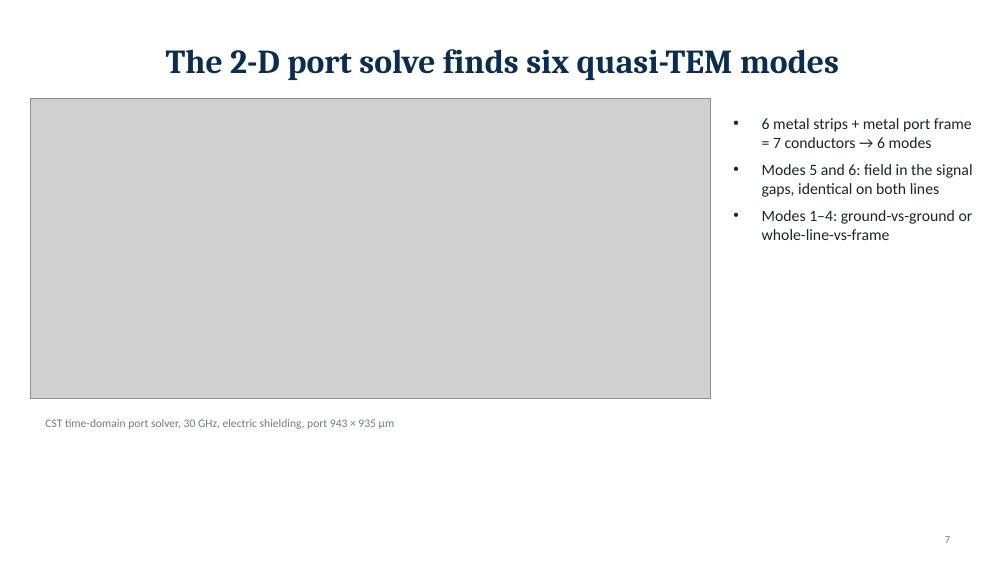
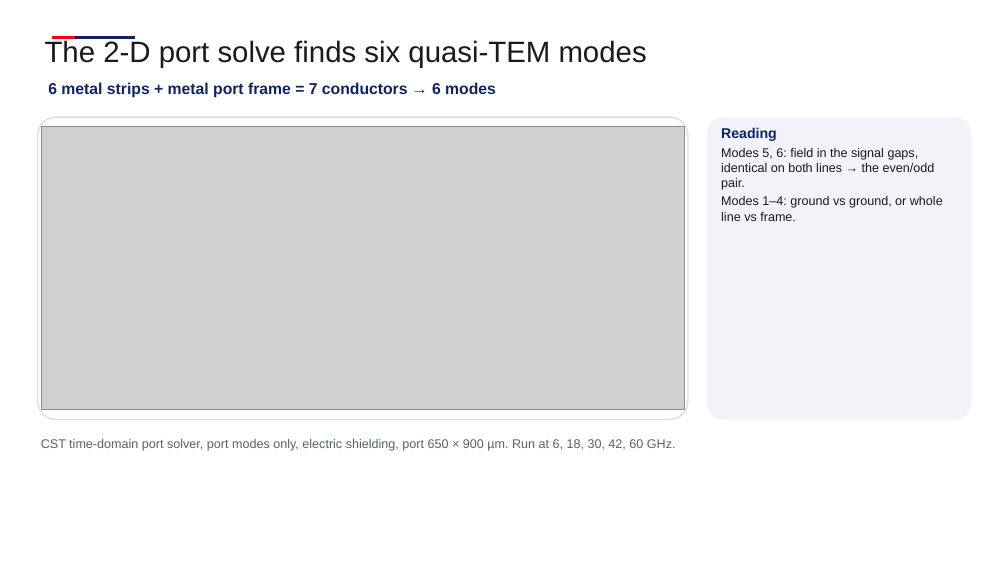
Before and after one commit to andreimuresian/claude, a slide deck: slide 7 of docs/cst/xtalk/crosstalk_cross_section.pptx. Drawn at 1008x567 pixels with LibreOffice and Linux fonts; fonts in the diff are those of the drawing; grey boxes stand for pictures; background and template pictures are left out. Boxes give left, top, right and bottom in pixels: in the first picture for what was removed or moved away, otherwise in the second. Text is boxed around its words. In the diff, an @@ line names an element or a change of style, - is before the commit and + after.

```diff
--- a/docs/cst/xtalk/crosstalk_cross_section.pptx
+++ b/docs/cst/xtalk/crosstalk_cross_section.pptx
@@ text "The 2-D port solve finds ..." at [45, 40, 647, 68]: size 32 to 28 pt, font Cambria to Arial, text colour #0B2E4F to #1A1A1A, bold off; alignment centre to left; more space between paragraphs; vertical alignment middle to top @@
@@ line added from (52, 38) to (77, 38), #F20013 2 pt @@
@@ line added from (75, 38) to (135, 38), #0E2268 2 pt @@
@@ text added at [48, 82, 496, 98], 15 pt, text #0E2268, bold @@
+6 metal strips + metal port frame = 7 conductors → 6 modes
@@ rounded rectangle added at [38, 117, 688, 420], fill #FFFFFF, outline #D9DCE3 1.25 pt @@
@@ rounded rectangle added at [707, 117, 972, 420], fill #F1F3F8 @@
@@ picture: place and size @@
-picture at [30, 98, 711, 399]
+picture at [42, 127, 684, 410]
@@ text at [721, 127, 943, 221]: text changed; size 15 to 12 pt; font Calibri to Arial; text colour #1B2430 to #1A1A1A @@
-• 6 metal strips + metal port frame = 7 conductors → 6 modes
-• Modes 5 and 6: field in the signal gaps, identical on both lines
-• Modes 1–4: ground-vs-ground or whole-line-vs-frame
+Reading
+Modes 5, 6: field in the signal gaps, identical on both lines → the even/odd pair.
+Modes 1–4: ground vs ground, or whole line vs frame.
@@ text at [41, 439, 676, 451]: text changed; size 11 to 12 pt; font Calibri to Arial; text colour #6B7B8C to #5A606E @@
-CST time-domain port solver, 30 GHz, electric shielding, port 943 × 935 µm
+CST time-domain port solver, port modes only, electric shielding, port 650 × 900 µm. Run at 6, 18, 30, 42, 60 GHz.
@@ page number removed at [945, 536, 950, 543] @@
-7
```
Also in this commit, not shown: 14 other slides changed, 1 slide added, 1 slide removed, 4 other files.
